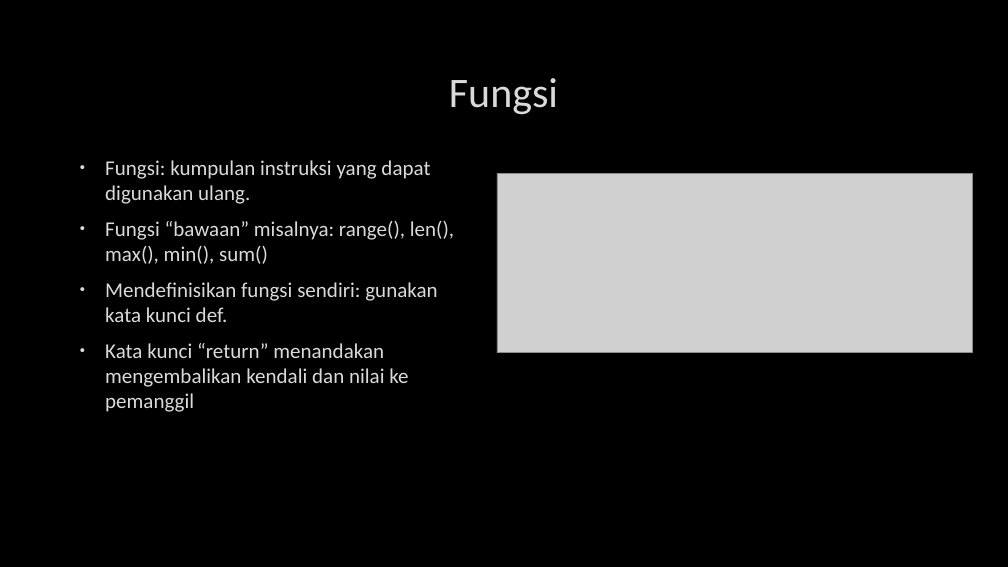
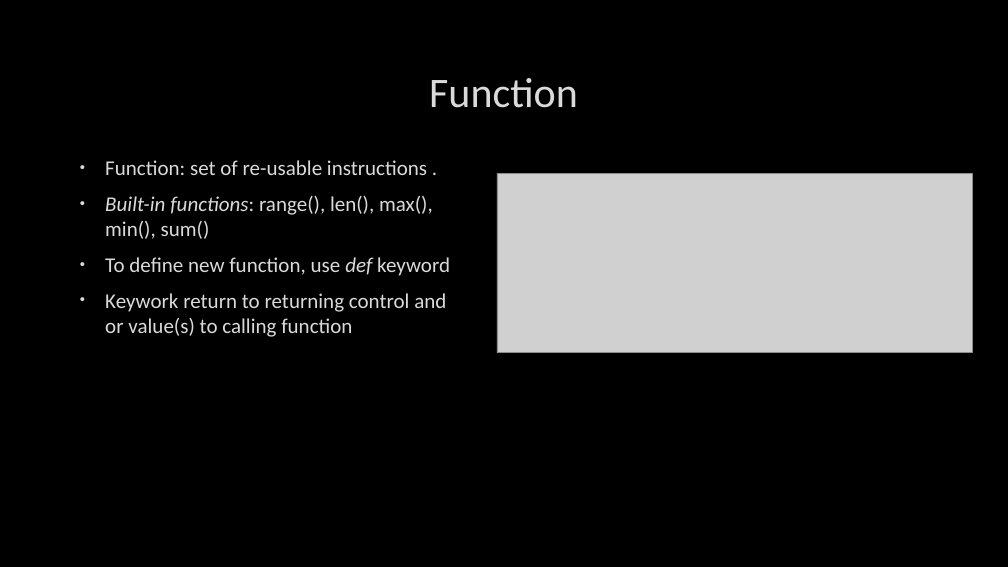
Before and after one commit to msiahaan/Python101, a slide deck: slide 2 of Python101_03_Fungsi-Import.pptx. Drawn at 1008x567 pixels with LibreOffice and Linux fonts; fonts in the diff are those of the drawing; grey boxes stand for pictures; background and template pictures are left out. Boxes give left, top, right and bottom in pixels: in the first picture for what was removed or moved away, otherwise in the second. Text is boxed around its words. In the diff, an @@ line names an element or a change of style, - is before the commit and + after.

```diff
--- a/Python101_03_Fungsi-Import.pptx
+++ b/Python101_03_Fungsi-Import.pptx
@@ title at <box>429,78,578,108</box>: text changed @@
-Fungsi
+Function
@@ text at <box>105,160,450,337</box>: text changed @@
-• Fungsi: kumpulan instruksi yang dapat digunakan ulang.
-• Fungsi “bawaan” misalnya: range(), len(), max(), min(), sum()
-• Mendefinisikan fungsi sendiri: gunakan kata kunci def.
-• Kata kunci “return” menandakan mengembalikan kendali dan nilai ke pemanggil
+• Function: set of re-usable instructions .
+• Built-in functions: range(), len(), max(), min(), sum()
+• To define new function, use def keyword
+• Keywork return to returning control and or value(s) to calling function
```
Also in this commit, not shown: 2 other slides changed, 1 slide added, 1 slide removed, 2 other files.
